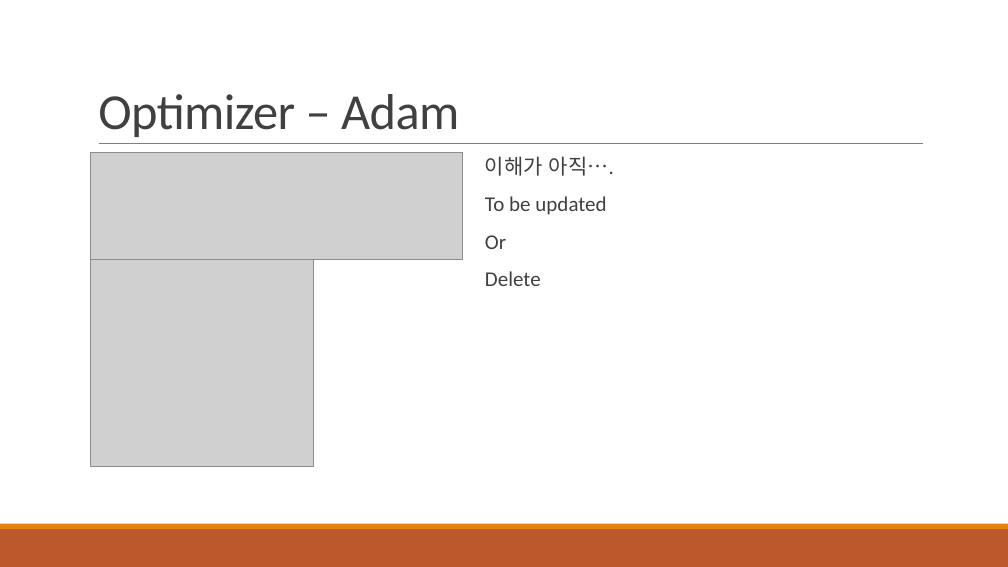
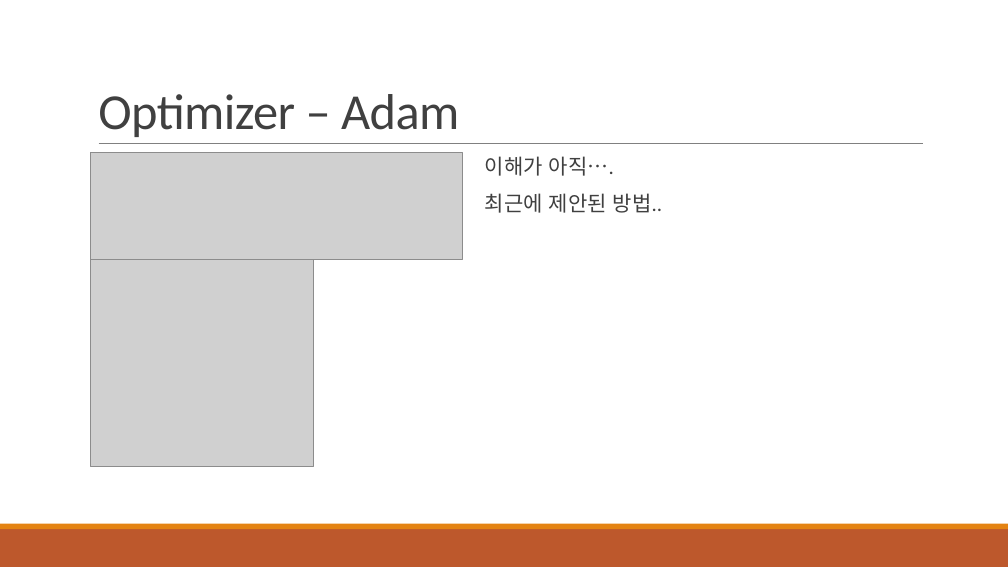
Before and after one commit to HYU-AILAB/ai-seminar, a slide deck: slide 35 of 01. MLP & FFNN/MLP_FFNN_ByeongJo.pptx. Drawn at 1008x567 pixels with LibreOffice and Linux fonts; fonts in the diff are those of the drawing; grey boxes stand for pictures. Boxes give left, top, right and bottom in pixels: in the first picture for what was removed or moved away, otherwise in the second. Text is boxed around its words. In the diff, an @@ line names an element or a change of style, - is before the commit and + after.

Commit message:
final...?'

```diff
--- a/01. MLP & FFNN/MLP_FFNN_ByeongJo.pptx
+++ b/01. MLP & FFNN/MLP_FFNN_ByeongJo.pptx
@@ text at (485, 193, 662, 213): text changed @@
-  To be updated
-  Or
-  Delete
+  최근에 제안된 방법..
```
